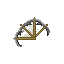
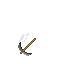
Before/after of a w=64, h=64 layered artwork. What changed in the layer stack:
added layer "Laag 5" above "Laag 4" over (18, 33, 36, 56)
hid "Laag 4" over (13, 21, 39, 47)
hid "Laag 3" over (18, 21, 36, 40)
hid "Laag 1" over (26, 17, 48, 40)
hid "Laag 2" over (32, 22, 50, 40)
